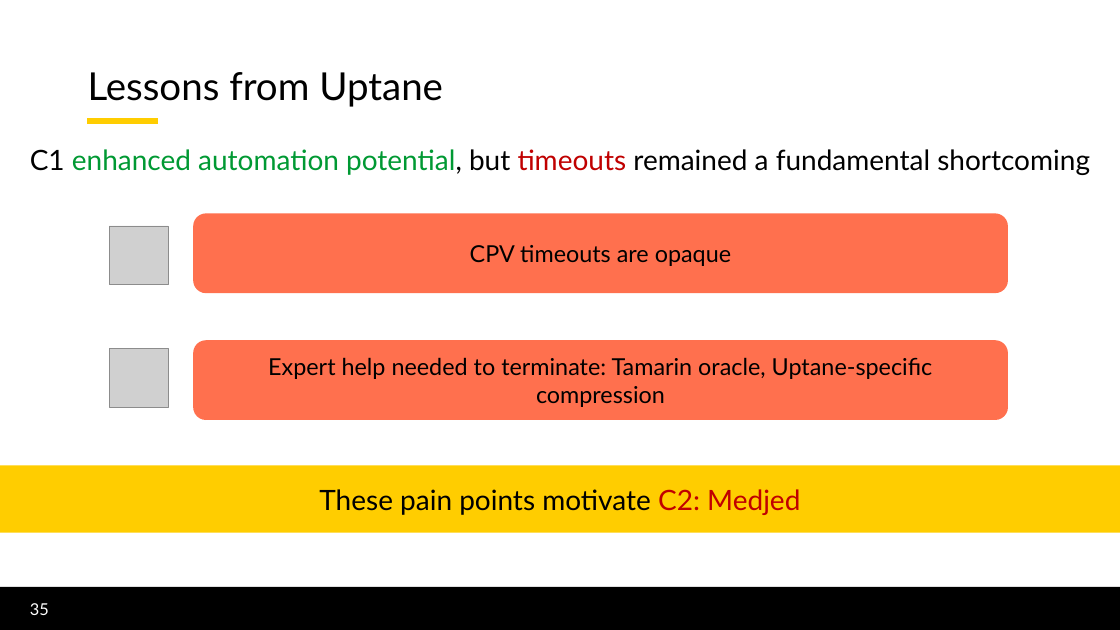
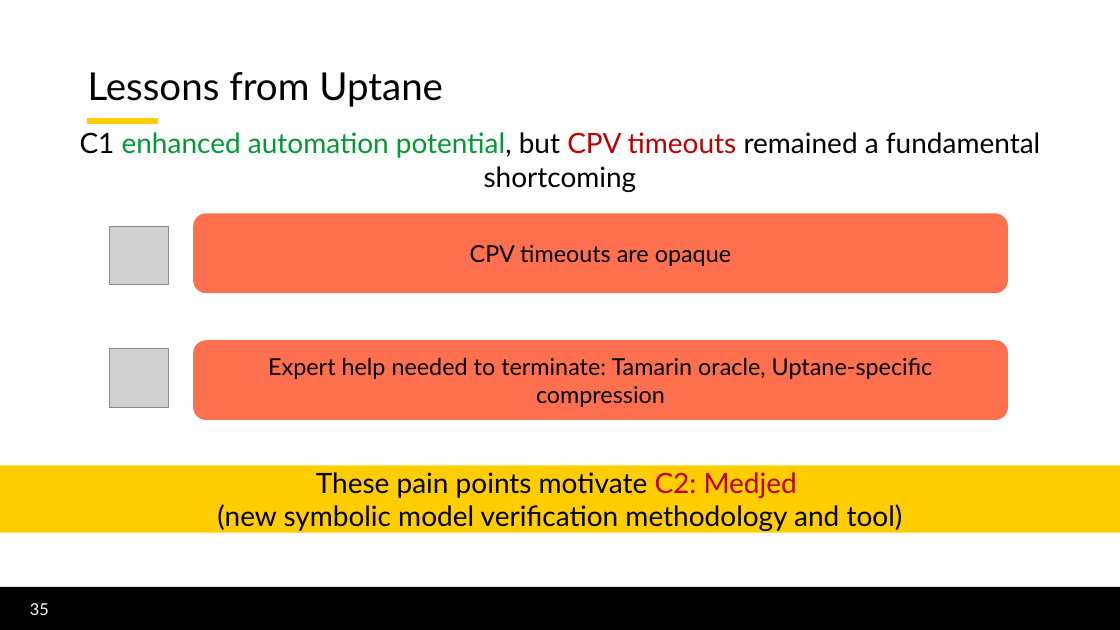
Before and after one commit to lorchrob/thesis_proposal_slides, a slide deck: slide 35 of slides.pptx. Drawn at 1120x630 pixels with LibreOffice and Linux fonts; fonts in the diff are those of the drawing; grey boxes stand for pictures; background and template pictures are left out. Boxes give left, top, right and bottom in pixels: in the first picture for what was removed or moved away, otherwise in the second. Text is boxed around its words. In the diff, an @@ line names an element or a change of style, - is before the commit and + after.

```diff
--- a/slides.pptx
+++ b/slides.pptx
@@ text at box(80, 132, 1040, 192): text changed @@
-C1 enhanced automation potential, but timeouts remained a fundamental shortcoming
+C1 enhanced automation potential, but CPV timeouts remained a fundamental shortcoming
@@ text in rectangle at box(217, 504, 903, 531): paragraph added @@
+(new symbolic model verification methodology and tool)
```
Also in this commit, not shown: 34 other slides changed.
